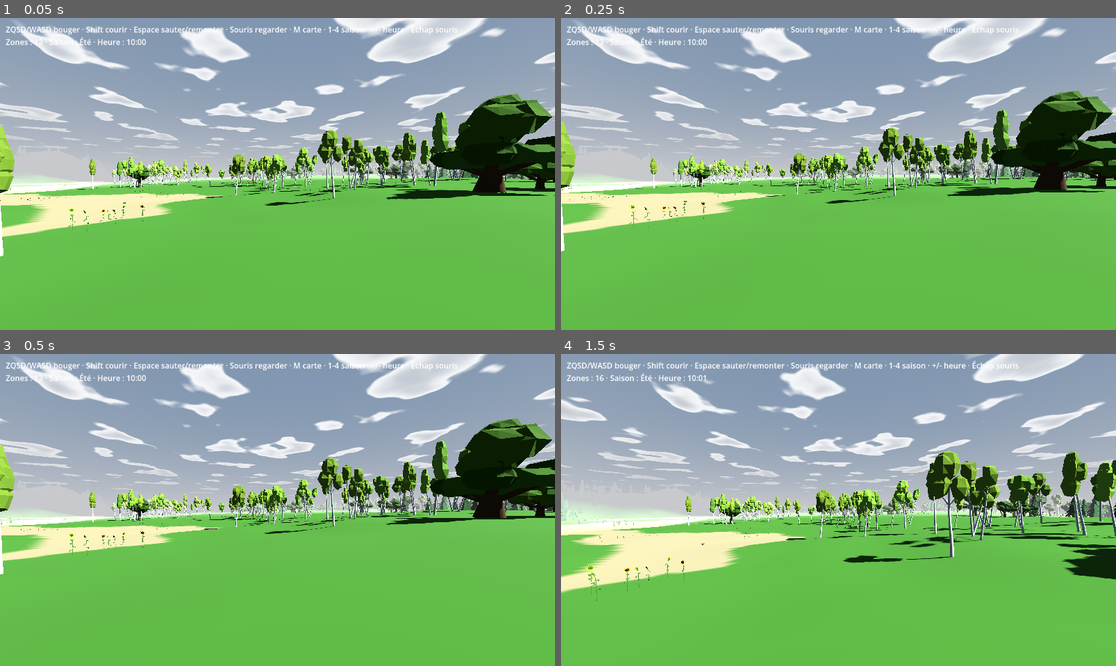
Above: before the commit, frames 1-4 (two rows, left to right).
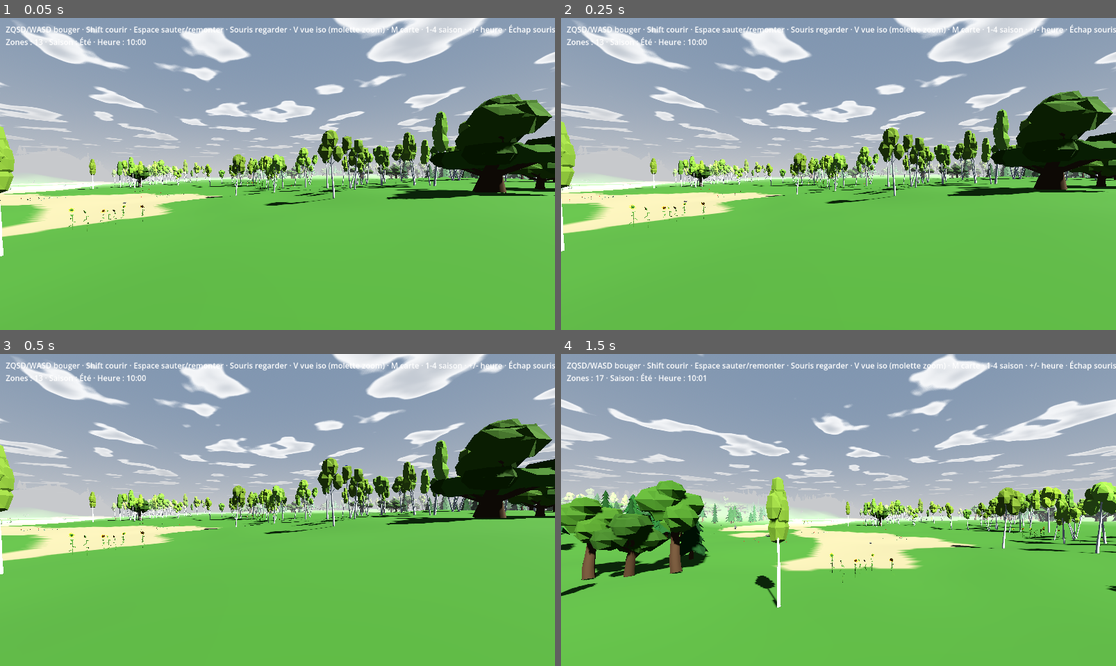
Above: after the commit, the same moments.

Repository: tdebarochez/openworld
Game: Godot game, scene res://main.tscn
The game is run twice, just before and just after one commit, with the same random seed, the same clock (stepped at 60 frames per second) and the same inputs.
Inputs (mouse positions are in pixels of both pictures, inside the frame that each line leads up to):
- Up to frame 1 (0.05 s): no input
- Up to frame 2 (0.25 s): no input
- Up to frame 3 (0.5 s): no input
- Up to frame 4 (1.5 s): tap Enter at 0.5 s; move the mouse to (866, 510) at 0.52 s; hold W from 0.53 s (still down); tap V at 0.6, 1.35 s; tap Space at 0.77, 1.07 s; move the mouse to (810, 510) at 1.27 s

The runs differ from the first frame. In frame 1, 0.3% of the frame differs, in the area x 52-100%, y 2-6%; in frame 2, 0.3%; in frame 3, 0.3%; in frame 4, 33%, in the area x 0-100%, y 0-82%.

Commit message:
Add isometric view toggled with V
Orthographic camera looking down 35.26° that follows the player, with a
visible avatar, screen-relative movement and mouse-wheel zoom. Depth fog
is off and the sun's shadow range is extended while in iso view; birds
are heard from the player through its own audio listener.

Co-Authored-By: Claude Opus 5.5 <noreply@anthropic.com>

Diff:
--- a/player.gd
+++ b/player.gd
@@ -1,5 +1,6 @@
 extends CharacterBody3D
-## First-person walker. Movement uses physical keys, so ZQSD on AZERTY = WASD on QWERTY.
+## Walker, seen in first person or (V) from an isometric camera. Movement uses physical keys,
+## so ZQSD on AZERTY = WASD on QWERTY.
 
 const SPEED := 8.0
 const SPRINT_MULT := 2.5
@@ -8,10 +9,20 @@
 const SWIM_UP := 3.0
 const FLOAT_DEPTH := 0.3  # body centre this far under the surface → eyes 0.4 m above it
 const MOUSE_SENS := 0.003
+# Isometric view (V): orthographic camera looking down 35.26° (true isometric) from the north-east-ish.
+const ISO_PITCH := -0.6155  # -atan(1/sqrt(2))
+const ISO_YAW := PI / 4.0
+const ISO_DIST := 100.0  # m back along the view ray: high enough to clear the hills in front
+const ISO_SHADOWS := 220.0  # sun shadow range from the camera in iso view (default 100 m ends before the player)
 
 var world: Node3D  # world.gd — used to keep the player inside existing zones
 var camera := Camera3D.new()
 var sfx := preload("res://audio.gd").new()  # music + footsteps/jump/land
+var iso := false
+var iso_cam := Camera3D.new()
+var avatar := MeshInstance3D.new()  # only shown in iso view
+var ear := AudioListener3D.new()  # birds are heard from the player, not from the far iso camera
+var fp_shadows := 0.0
 
 
 func _ready() -> void:
@@ -22,11 +33,56 @@
 	camera.far = world.VIEW_DIST + 50.0  # nothing visible past the fog anyway
 	add_child(camera)
 	add_child(sfx)
+	iso_cam.projection = Camera3D.PROJECTION_ORTHOGONAL
+	iso_cam.size = 60.0  # m of world shown vertically; mouse wheel zooms
+	iso_cam.far = ISO_DIST * 2.5
+	iso_cam.top_level = true  # doesn't turn with the player
+	iso_cam.rotation = Vector3(ISO_PITCH, ISO_YAW, 0)
+	add_child(iso_cam)
+	var mat := StandardMaterial3D.new()
+	mat.albedo_color = Color(0.85, 0.3, 0.2)
+	avatar.mesh = CapsuleMesh.new()  # same size as the collision capsule
+	avatar.material_override = mat
+	var nose := MeshInstance3D.new()  # shows which way the player faces
+	nose.mesh = BoxMesh.new()
+	nose.mesh.size = Vector3(0.3, 0.2, 0.4)
+	nose.position = Vector3(0, 0.55, -0.5)
+	avatar.add_child(nose)
+	avatar.visible = false
+	add_child(avatar)
+	ear.position.y = 0.7
+	add_child(ear)
 	Input.mouse_mode = Input.MOUSE_MODE_CAPTURED
 
 
+func set_iso(on: bool) -> void:
+	if on == iso:
+		return
+	iso = on
+	iso_cam.current = on
+	camera.current = not on
+	avatar.visible = on
+	if on:
+		ear.make_current()
+		fp_shadows = world.seasons.sun.directional_shadow_max_distance
+	else:
+		ear.clear_current()
+	world.seasons.sun.directional_shadow_max_distance = ISO_SHADOWS if on else fp_shadows
+	# Depth fog would grey out everything from 100 m up; the iso view only shows ~60 m around the player.
+	world.seasons.env.fog_enabled = not on
+	_follow()
+
+
+func _follow() -> void:
+	iso_cam.global_position = global_position + iso_cam.basis.z * ISO_DIST
+
+
 func _unhandled_input(e: InputEvent) -> void:
-	if e is InputEventMouseMotion and Input.mouse_mode == Input.MOUSE_MODE_CAPTURED:
+	if e is InputEventKey and e.pressed and not e.echo and e.physical_keycode == KEY_V:
+		set_iso(not iso)
+	elif iso and e is InputEventMouseButton and e.button_index in [MOUSE_BUTTON_WHEEL_UP, MOUSE_BUTTON_WHEEL_DOWN]:
+		iso_cam.size = clampf(iso_cam.size * (0.9 if e.button_index == MOUSE_BUTTON_WHEEL_UP else 1.1), 20.0, 120.0)
+	elif e is InputEventMouseMotion and Input.mouse_mode == Input.MOUSE_MODE_CAPTURED and not iso:
 		rotate_y(-e.relative.x * MOUSE_SENS)
 		camera.rotation.x = clampf(camera.rotation.x - e.relative.y * MOUSE_SENS, -1.5, 1.5)
 	elif e is InputEventKey and e.pressed and e.keycode == KEY_ESCAPE:
@@ -52,7 +108,10 @@
 		float(Input.is_physical_key_pressed(KEY_D)) - float(Input.is_physical_key_pressed(KEY_A)),
 		float(Input.is_physical_key_pressed(KEY_S)) - float(Input.is_physical_key_pressed(KEY_W)))
 	var speed := (SWIM_SPEED if swimming else SPEED) * (SPRINT_MULT if Input.is_physical_key_pressed(KEY_SHIFT) else 1.0)
-	var dir := (basis * Vector3(input.x, 0, input.y)).normalized() * speed
+	# Iso: keys follow the screen (up = away from the camera) and the player turns to face its way.
+	var dir := ((Basis(Vector3.UP, ISO_YAW) if iso else basis) * Vector3(input.x, 0, input.y)).normalized() * speed
+	if iso and dir:
+		rotation.y = atan2(-dir.x, -dir.z)
 	velocity.x = dir.x
 	velocity.z = dir.z
 	var prev := global_position
@@ -62,3 +121,5 @@
 	if not world.zones.has(world.cell_of(global_position)):
 		global_position.x = prev.x
 		global_position.z = prev.z
+	if iso:
+		_follow()
--- /dev/null
+++ b/tests/test_iso.gd
@@ -0,0 +1,54 @@
+extends SceneTree
+# Run: godot --headless --path . -s tests/test_iso.gd
+# V toggles an orthographic isometric camera that keeps the player in the middle of the screen,
+# moves with the screen axes, and switching back restores the first-person view.
+
+var w
+var frames := 0
+var start: Vector3
+
+
+func _initialize() -> void:
+	w = load("res://main.tscn").instantiate()
+	root.add_child(w)
+
+
+func _key(code: Key, down: bool) -> void:
+	var e := InputEventKey.new()
+	e.physical_keycode = code
+	e.pressed = down
+	Input.parse_input_event(e)
+	Input.flush_buffered_events()  # deliver now, not at the next frame
+
+
+func _physics_process(_delta: float) -> bool:
+	frames += 1
+	var p = w.player
+	if frames == 30:  # landed
+		var fog: bool = w.seasons.env.fog_enabled
+		var shadows: float = w.seasons.sun.directional_shadow_max_distance
+		_key(KEY_V, true)
+		_key(KEY_V, false)
+		assert(p.iso and p.iso_cam.current and p.avatar.visible)
+		assert(p.iso_cam.projection == Camera3D.PROJECTION_ORTHOGONAL)
+		assert(not w.seasons.env.fog_enabled)
+		assert(w.seasons.sun.directional_shadow_max_distance > p.ISO_DIST)
+		# The player sits on the camera's view axis, so it is drawn in the middle of the screen.
+		var to_player: Vector3 = p.global_position - p.iso_cam.global_position
+		assert(to_player.normalized().is_equal_approx(-p.iso_cam.global_basis.z))
+		start = p.global_position
+		_key(KEY_W, true)
+	elif frames == 60:
+		_key(KEY_W, false)
+		# Forward = screen up = away from the camera on the ground.
+		var moved: Vector3 = p.global_position - start
+		var away: Vector3 = -p.iso_cam.global_basis.z
+		away.y = 0
+		assert(Vector2(moved.x, moved.z).normalized().dot(Vector2(away.x, away.z).normalized()) > 0.95, "moved %s" % moved)
+		assert((p.global_position - p.iso_cam.global_position).normalized().is_equal_approx(-p.iso_cam.global_basis.z))
+		p.set_iso(false)
+		assert(p.camera.current and not p.avatar.visible and w.seasons.env.fog_enabled)
+		assert(w.seasons.sun.directional_shadow_max_distance < p.ISO_DIST + 1.0)
+		print("ISO OK")
+		quit()
+	return false
--- a/world.gd
+++ b/world.gd
@@ -689,7 +689,7 @@
 
 
 func _update_hud() -> void:
-	hud.text = "ZQSD/WASD bouger · Shift courir · Espace sauter/remonter · Souris regarder · M carte · 1-4 saison · +/- heure · Échap souris\nZones : %d · Saison : %s · Heure : %s" % [zones.size(), seasons.NAMES[seasons.season], daynight.clock()]
+	hud.text = "ZQSD/WASD bouger · Shift courir · Espace sauter/remonter · Souris regarder · V vue iso (molette zoom) · M carte · 1-4 saison · +/- heure · Échap souris\nZones : %d · Saison : %s · Heure : %s" % [zones.size(), seasons.NAMES[seasons.season], daynight.clock()]
 
 
 func _setup_environment() -> void:
Not shown, added: tests/test_iso.gd.uid
